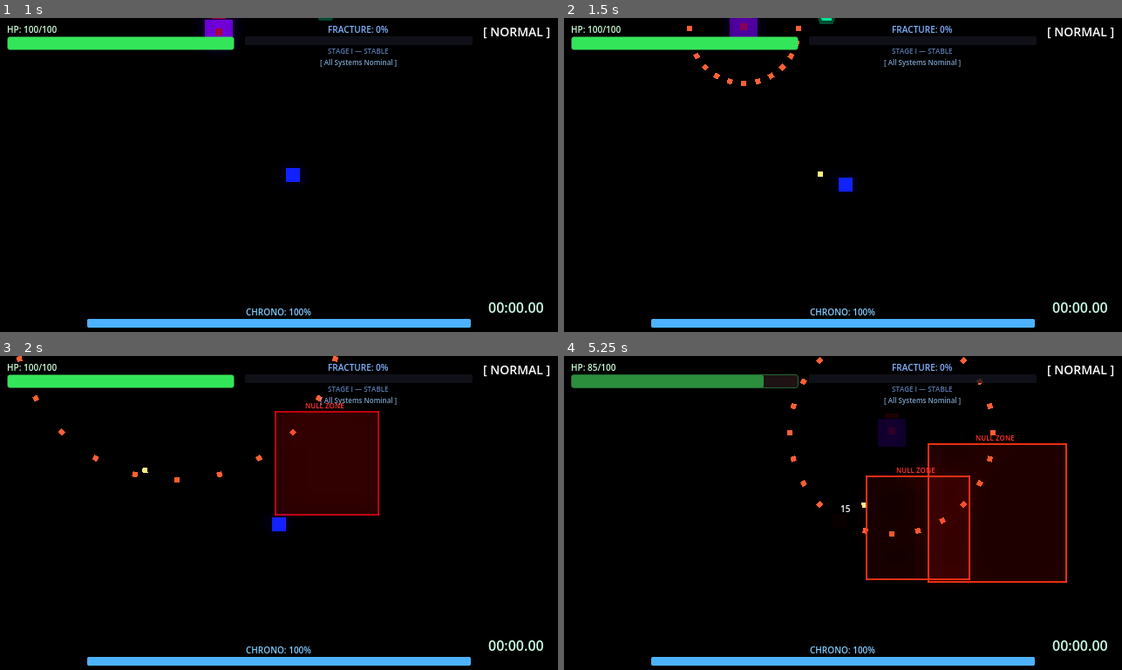
Above: before the commit, frames 1-4 (two rows, left to right).
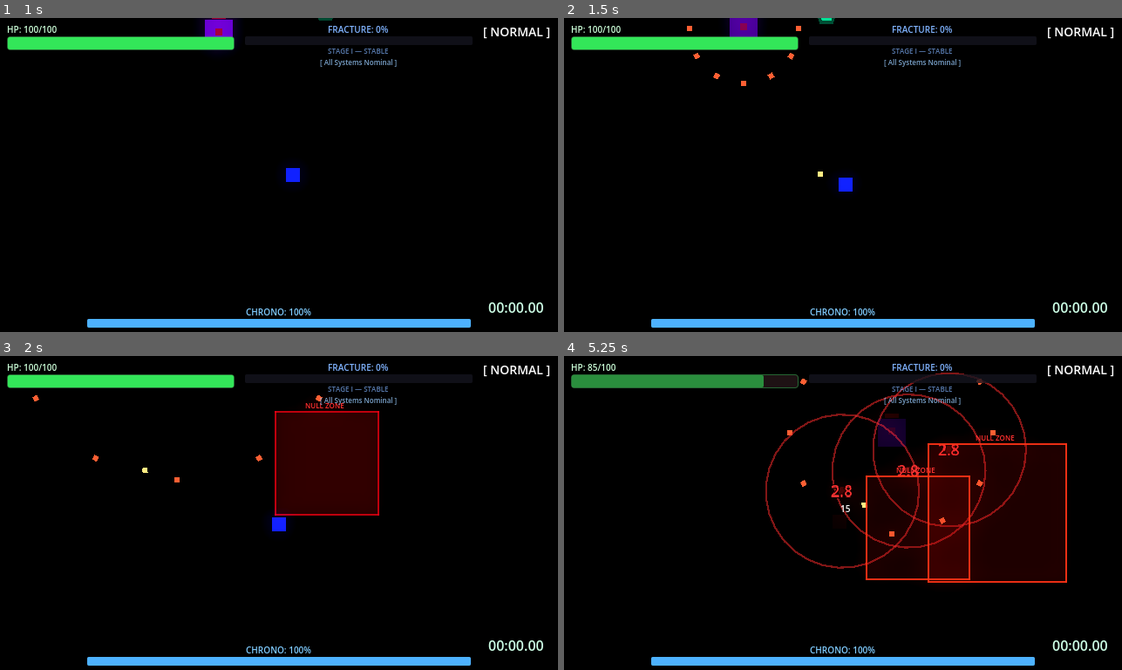
Above: after the commit, the same moments.

Repository: scarf-y/Polychron
Game: Godot game, scene res://scenes/levels/boss_room.tscn
The game is run twice, just before and just after one commit, with the same random seed, the same clock (stepped at 60 frames per second) and the same inputs. This scene is started directly instead of the project's main scene.
Inputs (mouse positions are in pixels of both pictures, inside the frame that each line leads up to):
- Up to frame 1 (1 s): move the mouse to (401, 159) at 0.52 s; hold D (move_right) from 0.53 s (still down); tap Q (dash) at 0.6 s
- Up to frame 2 (1.5 s): move the mouse to (731, 190) at 1.27 s; release D (move_right) at 1.28 s; hold S (move_down) from 1.28 s (still down); click (731, 190) at 1.35 s
- Up to frame 3 (2 s): keep holding S (move_down)
- Up to frame 4 (5.25 s): move the mouse to (898, 443) at 2.02 s; release S (move_down) at 2.03 s; hold D (move_right) 2.03-2.78 s; tap one key every 0.75 s from 2.1 s: E (time_erase) Shift (time_slow) Space (time_stop) Q (dash); move the mouse to (815, 575) at 2.77 s; hold W (move_up) 2.78-3.53 s; move the mouse to (1010, 560) at 3.52 s; hold A (move_left) 3.53-5.03 s; move the mouse to (675, 465) at 4.27 s; move the mouse to (870, 513) at 5.02 s; hold S (move_down) from 5.03 s (still down); click (870, 513) at 5.1 s

Frame 1 is identical in both runs. In frame 2, less than 0.1% of the frame differs, in the area x 24-43%, y 7-22%; in frame 3, less than 0.1%; in frame 4, 1.9%, in the area x 36-83%, y 0-68%.

Commit message:
feat: add Time Bomb mechanic and reduce boss spread count

Diff:
--- /dev/null
+++ b/scenes/enemies/time_bomb.tscn
@@ -0,0 +1,8 @@
+[gd_scene load_steps=2 format=3]
+
+[ext_resource type="Script" path="res://scripts/time_bomb.gd" id="1_script"]
+
+[node name="TimeBomb" type="Area2D"]
+collision_layer = 0
+collision_mask = 2
+script = ExtResource("1_script")
--- /dev/null
+++ b/scripts/time_bomb.gd
@@ -0,0 +1,77 @@
+extends Area2D
+
+const RADIUS: float = 80.0
+const DAMAGE: float = 30.0
+const COUNTDOWN_TIME: float = 3.0
+
+var _timer: float = COUNTDOWN_TIME
+var _label: Label = null
+var _exploded: bool = false
+
+func _ready() -> void:
+	# Setup Collision
+	var shape := CollisionShape2D.new()
+	var circle := CircleShape2D.new()
+	circle.radius = RADIUS
+	shape.shape = circle
+	add_child(shape)
+
+	# Setup Label
+	_label = Label.new()
+	_label.add_theme_font_size_override("font_size", 16)
+	_label.add_theme_color_override("font_color", Color(1.0, 0.2, 0.2))
+	_label.add_theme_color_override("font_outline_color", Color(0,0,0))
+	_label.add_theme_constant_override("outline_size", 4)
+	_label.horizontal_alignment = HORIZONTAL_ALIGNMENT_CENTER
+	_label.vertical_alignment = VERTICAL_ALIGNMENT_CENTER
+	_label.set_anchors_preset(Control.PRESET_CENTER)
+	_label.position = Vector2(-50, -12)
+	_label.custom_minimum_size = Vector2(100, 24)
+	add_child(_label)
+
+	# Pop in animation
+	scale = Vector2.ZERO
+	var tween := create_tween()
+	tween.tween_property(self, "scale", Vector2.ONE, 0.3).set_ease(Tween.EASE_OUT).set_trans(Tween.TRANS_BACK)
+
+func _process(delta: float) -> void:
+	if _exploded:
+		return
+
+	# Obey time scale
+	_timer -= delta * Engine.time_scale
+
+	if _timer <= 0.0:
+		_explode()
+	else:
+		_label.text = "%.1f" % _timer
+		queue_redraw()
+
+func _draw() -> void:
+	if _exploded:
+		return
+
+	# Draw outer warning ring
+	draw_arc(Vector2.ZERO, RADIUS, 0, TAU, 32, Color(1.0, 0.2, 0.2, 0.5), 2.0)
+
+	# Draw inner fill based on time left
+	var ratio := 1.0 - (_timer / COUNTDOWN_TIME)
+	draw_circle(Vector2.ZERO, RADIUS * ratio, Color(1.0, 0.2, 0.2, 0.2))
+
+func _explode() -> void:
+	_exploded = true
+	_label.visible = false
+
+	# Check for player
+	for body in get_overlapping_bodies():
+		if body.is_in_group("player") and body.has_method("take_damage"):
+			body.take_damage(DAMAGE)
+
+	# Visual effects
+	GameJuice.screen_shake(15.0, 1.0)
+	GameJuice.spawn_death_particles(global_position, Color(1.0, 0.2, 0.2), 40)
+
+	# Flash and fade out
+	var tween := create_tween()
+	tween.tween_method(func(a: float): modulate.a = a, 1.0, 0.0, 0.2)
+	tween.tween_callback(queue_free)
--- a/scripts/time_warden.gd
+++ b/scripts/time_warden.gd
@@ -30,7 +30,7 @@
 
 # --- Shooting ---
 var bullet_scene: PackedScene = preload("res://scenes/projectiles/bullet.tscn")
-const SPREAD_COUNT: int = 24
+const SPREAD_COUNT: int = 12
 
 # --- Visual ---
 var _flash_timer: float = 0.0
@@ -39,6 +39,10 @@
 # --- Minions ---
 var stalker_scene: PackedScene = preload("res://scenes/enemies/stalker.tscn")
 var _minion_spawn_timer: float = 15.0
+
+# --- Bombs ---
+var bomb_scene: PackedScene = preload("res://scenes/enemies/time_bomb.tscn")
+var _bomb_spawn_timer: float = 5.0
 
 # --- Signals ---
 signal enemy_died(enemy: Node2D)
@@ -76,6 +80,12 @@
 		_minion_spawn_timer = 15.0
 		if randf() <= 0.75:
 			_spawn_minions()
+
+	# --- Bomb Spawning ---
+	_bomb_spawn_timer -= delta * Engine.time_scale
+	if _bomb_spawn_timer <= 0.0:
+		_bomb_spawn_timer = 5.0
+		_spawn_bombs(player)
 
 	# --- State Machine ---
 	match current_boss_state:
@@ -193,6 +203,17 @@
 		get_tree().current_scene.add_child(stalker)
 		GameJuice.spawn_death_particles(stalker.global_position, Color(0.8, 0.2, 0.2), 15)
 
+func _spawn_bombs(player: Node2D) -> void:
+	if not is_instance_valid(bomb_scene): return
+
+	var count = randi_range(1, 3)
+	for i in range(count):
+		var bomb: Node2D = bomb_scene.instantiate()
+		var angle = randf() * TAU
+		var dist = randf_range(0.0, 150.0)
+		bomb.global_position = player.global_position + Vector2(cos(angle), sin(angle)) * dist
+		get_tree().current_scene.add_child(bomb)
+
 func take_damage(amount: float = 10.0) -> void:
 	if is_dead:
 		return
